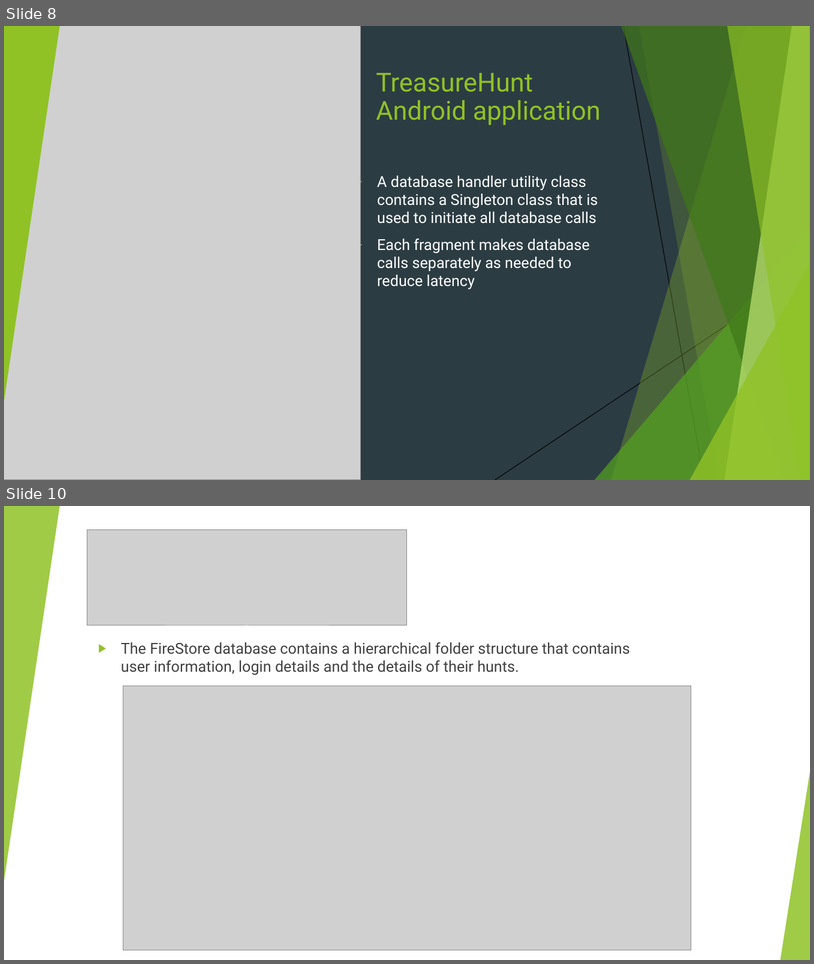
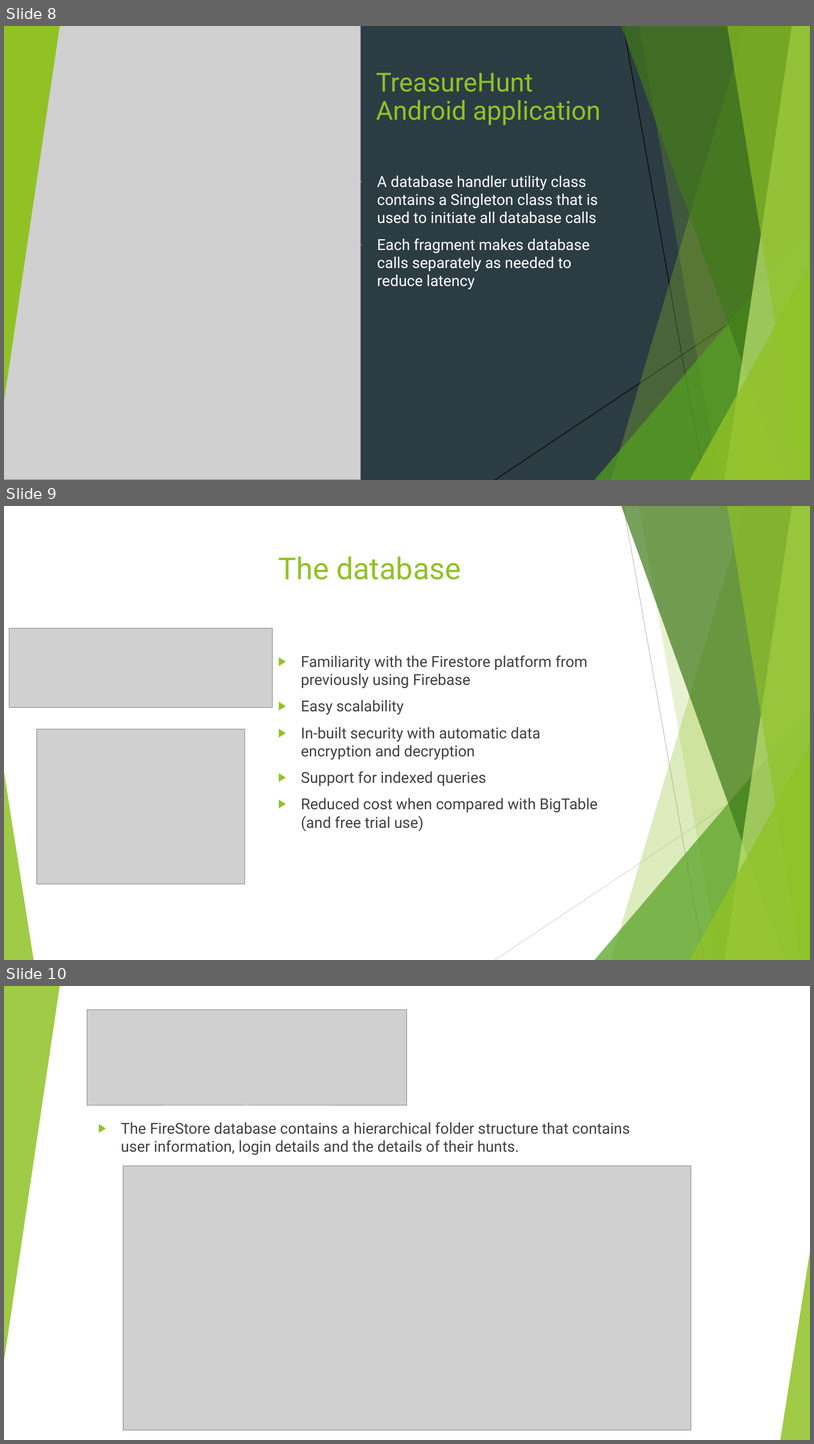
Before and after one commit to Martijn152/Cloud-Project-2020, a slide deck: Project report and presentation/TreasureHunt_Presentation.pptx. Shown one above the other, each under a label of ours: slides 8 and 10 before the commit, slides 8, 9 and 10 after it; the slides between them are not shown. The pictures are 814x964 and 814x1444 pixels, drawn with LibreOffice and Linux fonts; fonts in the diff are those of the drawing; grey boxes stand for pictures. Boxes give left, top, right and bottom in pixels: in the first picture for what was removed or moved away, otherwise in the second. Text is boxed around its words. In the diff, an @@ line names an element or a change of style, - is before the commit and + after.

```diff
--- a/Project report and presentation/TreasureHunt_Presentation.pptx
+++ b/Project report and presentation/TreasureHunt_Presentation.pptx
@@ slide 9 added at [4,506,810,960], background #FFFFFF; not listed: 10 template elements that a slide beside it also shows @@
@@ title added at [278,556,461,580], 36 pt, text #90C226 @@
+The database
@@ picture added at [9,628,273,707] @@
@@ text added at [301,655,598,831], 18 pt, text #404040 @@
+▶ Familiarity with the Firestore platform from previously using Firebase
+▶ Easy scalability
+▶ In-built security with automatic data encryption and decryption
+▶ Support for indexed queries
+▶ Reduced cost when compared with BigTable (and free trial use)
@@ picture added at [36,729,245,884] @@
```
Also in this commit, not shown: 3 slides changed, 1 slide removed, 8 other files.
